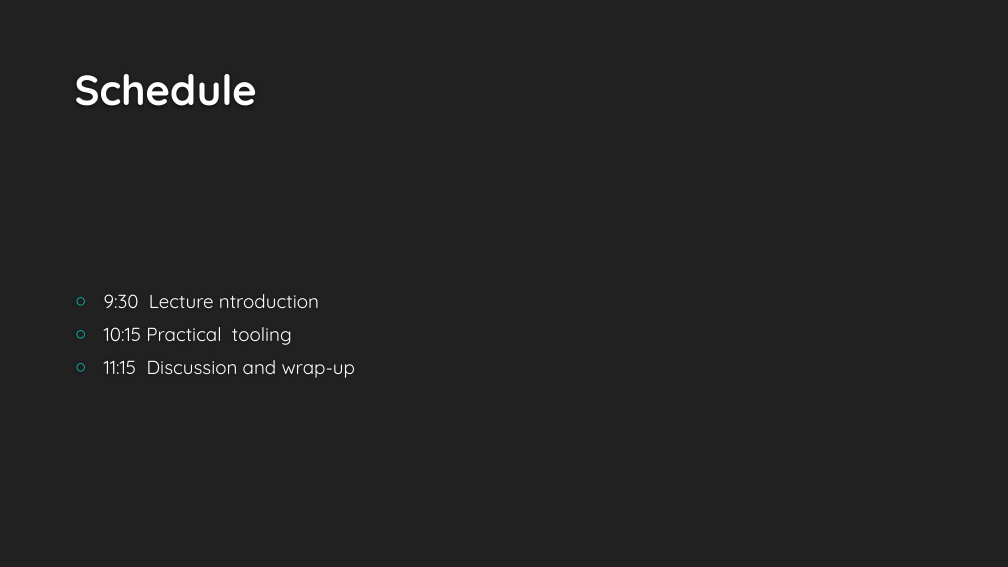
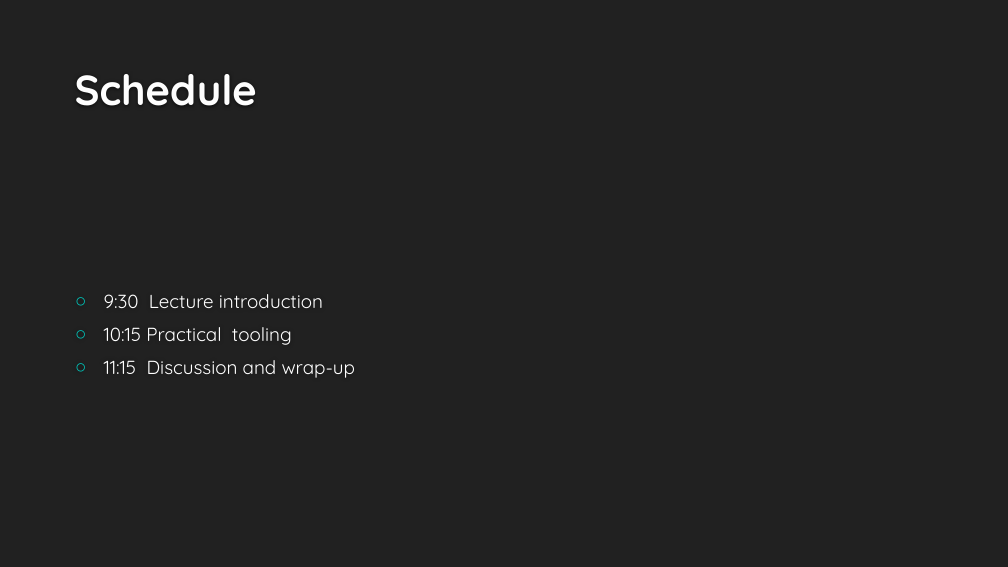
Before and after one commit to wdeleeuw/BBDA_git_course, a slide deck: slide 2 of GitConda.pptx. Drawn at 1008x567 pixels with LibreOffice and Linux fonts; fonts in the diff are those of the drawing; background and template pictures are left out. Boxes give left, top, right and bottom in pixels: in the first picture for what was removed or moved away, otherwise in the second. Text is boxed around its words. In the diff, an @@ line names an element or a change of style, - is before the commit and + after.

```diff
--- a/GitConda.pptx
+++ b/GitConda.pptx
@@ text at [104, 294, 323, 308]: text changed @@
-○ 9:30 Lecture ntroduction
+○ 9:30 Lecture introduction
```
Also in this commit, not shown: 4 other slides changed, 2 slides added, 5 slides removed, 2 other files.
